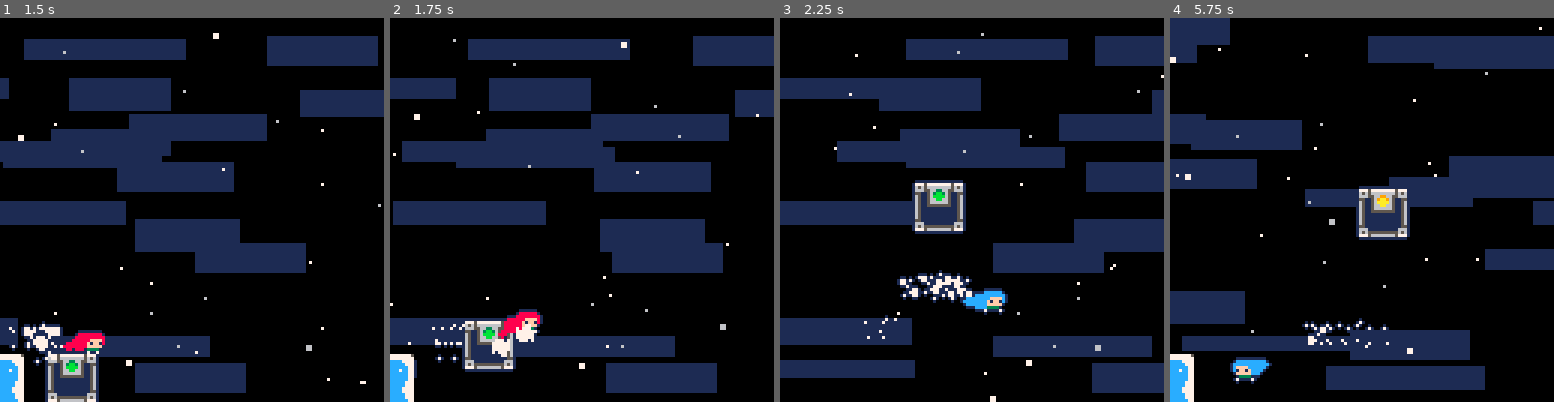
Above: before the commit, frames 1-4 (left to right).
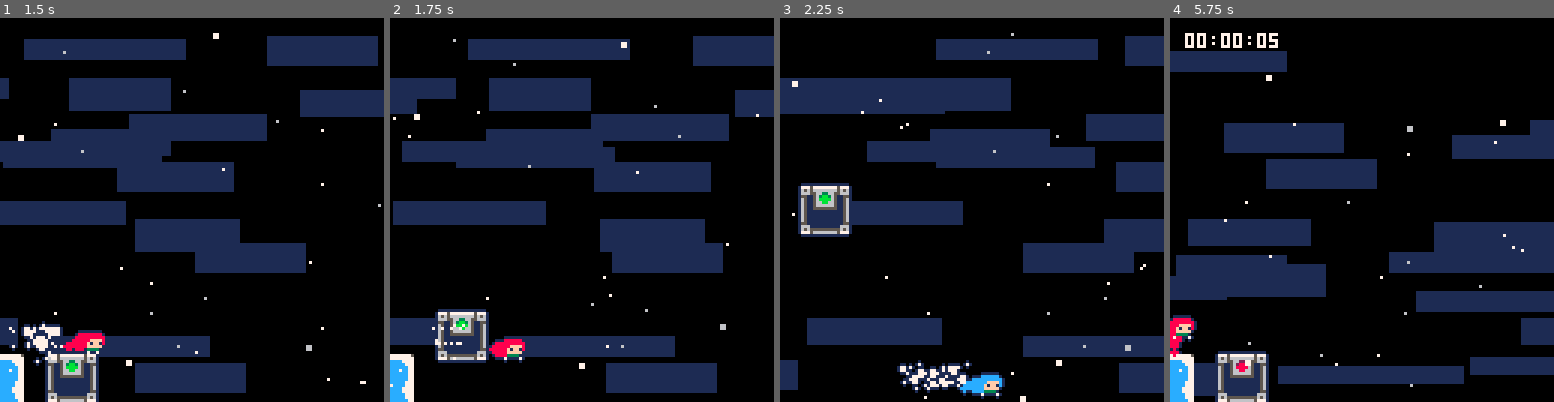
Above: after the commit, the same moments.

Repository: CelesteClassic/newleste.p8
Game: PICO-8 cartridge city.p8
Same seed, same stepped clock (60 frames per second), same inputs: the game is played once before the commit and once after it.
Inputs:
- Up to frame 1 (1.5 s): tap X (X key) at 0.33, 1.07 s; tap O (Z key) at 0.7 s
- Up to frame 2 (1.75 s): hold Right from 1.6 s (still down); tap O (Z key) at 1.7 s
- Up to frame 3 (2.25 s): tap X (X key) at 1.85 s; release Right at 2.1 s; tap O (Z key) at 2.1 s; hold Up from 2.15 s (still down)
- Up to frame 4 (5.75 s): release Up at 2.42 s; hold Right 2.47-3.03 s; tap O (Z key) every 0.4 s from 2.5 to 5.7 s; tap X (X key) at 2.97, 4.08, 5.2 s; hold Left 3.08-3.58 s; hold Down 3.63-3.97 s; hold Right 4.02-4.68 s; hold Up 4.73-5.03 s; hold Left 5.08-5.68 s; hold Down from 5.73 s (still down)

Frame 1 is identical in both runs. In frame 2, 3.4% of the frame differs, in the area x 0-40%, y 21-97%; in frame 3, 18%; in frame 4, 45%, in the area x 0-100%, y 0-100%.

Commit message:
simpler/different speed setting

Diff:
--- a/city.p8
+++ b/city.p8
@@ -212,17 +212,23 @@
           -- <zip_mover>
             local hit=this.check(zip_mover,0,1)
             if hit and hit.state==1 then
-              local d=sqrt(((hit.x-hit.target.x)^2+(hit.y-hit.target.y)^2)/36) -- frames till reaching target (i think)
-              if hit.delay>=12 or d<=3 and d!=0 then
-                this.spd=vector(hit.dir.x*4,min(3*hit.dir.y,-2))
-              elseif hit.delay==0 and d<=7 then
-                this.spd=vector(hit.dir.x*3,min(3*hit.dir.y,-2))
+              if hit.delay>=12 then
+                this.spd.x=hit.dir.x*4
+                this.spd.y=min(hit.dir.y*-3,-2)
               else
-                this.spd.y=-2
-                if abs(hit.spd.x)>=3 then
-                  this.spd.x=hit.dir.x*2.5
-                end
+                this.spd.x=(hit.spd.x-sign(hit.spd.x))*0.75
+                this.spd.y=mid(hit.spd.y-sign(hit.spd.y),-2,-3)
               end
+
+              -- local d=sqrt(((hit.x-hit.target.x)^2+(hit.y-hit.target.y)^2)/36) -- frames till reaching target (i think)
+              -- if hit.delay>=12 or d<=3 and d!=0 then
+              --   this.spd=vector(hit.dir.x*4,min(3*hit.dir.y,-2))
+              -- elseif hit.delay==0 and d<=7 then
+              --   this.spd=vector(hit.spd.x-1,min(3*hit.dir.y,-2))
+              -- else
+              --   this.spd.y=-2
+              --   this.spd.x=hit.spd.x-1
+              -- end
 
             else
               this.spd.y=-2
@@ -1557,7 +1563,7 @@
 0000000000133132323312000000000000000000000000000000000000000000000000000000000000000000000000000000000000000000000000000000000000000000000000000000000000000000000000000000000000000000000000000000000000000000000000000000000000000000000000000000000000000000
 1000008000001111111100000000001000000000000000000000000000000000000000000000000000000000000000000000000000000000000000000000000000000000000000000000000000000000000000000000000000000000000000000000000000000000000000000000000000000000000000000000000000000000
 2708000000000000000000000000082700000000000000000000000000000000000000000000000000000000000000000000000000000000000000000000000000000000000000000000000000000000000000000000000000000000000000000000000000000000000000000000000000000000000000000000000000000000
-3708000000000000000000008100083700000000000000008000000000000000000000000000000000000000000000000000000000000000000000000000000000000000000000000000000000000000000000000000000000000000000000000000000000000000000000000000000000000000000000000000000000000000
+3708000000000000000000008100083700008000000000000000000000000000000000000000000000000000000000000000000000000000000000000000000000000000000000000000000000000000000000000000000000000000000000000000000000000000000000000000000000000000000000000000000000000000
 0000000000810000000000004344000000000000000000000000000000000000000000000000000000000000000000000000000000000000000000000000000000000000000000000000000000000000000000000000000000000000000000000000000000000000000000000000000000000000000000000000000000000000
 0000000000000000000000004400000000000000000000000000000000000000000000000000000000000000000000000000000000000000000000000000000000000000000000000000000000000000000000000000000000000000000000000000000000000000000000000000000000000000000000000000000000000000
 0000008000000000000000004400000000000000000000000000000000000000000000000000000000000000000000000000000000000000000000000000000000000000000000000000000000000000000000000000000000000000000000000000000000000000000000000000000000000000000000000000000000000000
